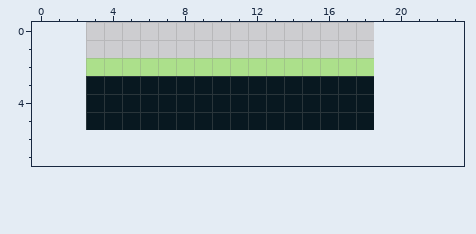
Edited in one commit: pixel-art file (res/tiles/paddle.aseprite). Above, as it was before the edit.
16x16 pixels, 1 frame. The old version is drawn lined up with the new one, on the new canvas.
Now the later version:
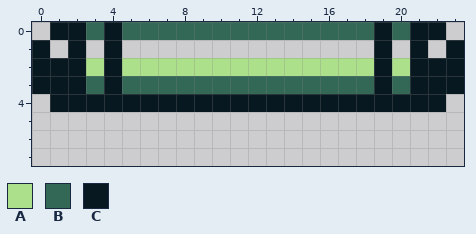
Palette (. is transparent): A #ace08b  B #346856  C #081820
Author's note on the commit: paddle loaded and moving
The edit:
canvas 16x16 -> 24x8, the old top-left corner now at 3,-10 (the part of the old canvas that was cut away was empty and is not shown)
y 0: x 1..22 ...................... -> CCBCBBBBBBBBBBBBBBCBCC
y 1: x 0 . -> C; x 2 . -> C; x 4 . -> C; x 19 . -> C; x 21 . -> C; x 23 . -> C
y 2: x 0..2 ... -> CCC; x 4 A -> C; x 19..23 ..... -> CACCC
y 3: x 0..3 ...C -> CCCB; x 5..23 CCCCCCCCCCCCCC..... -> BBBBBBBBBBBBBBCBCCC
y 4: x 1..2 .. -> CC; x 19..22 .... -> CCCC
y 5: x 3..18 CCCCCCCCCCCCCCCC -> ................
Where, in picture pixels (left, top, right, bottom), the same in both pictures:
changed: (32, 22, 464, 130)
